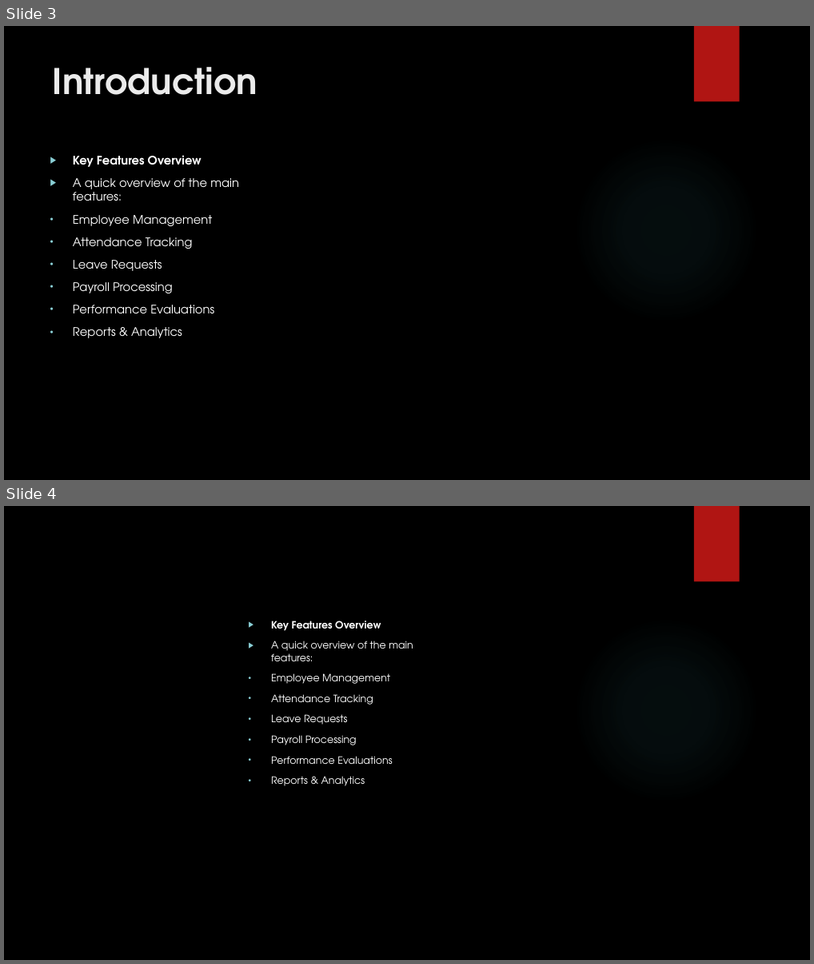
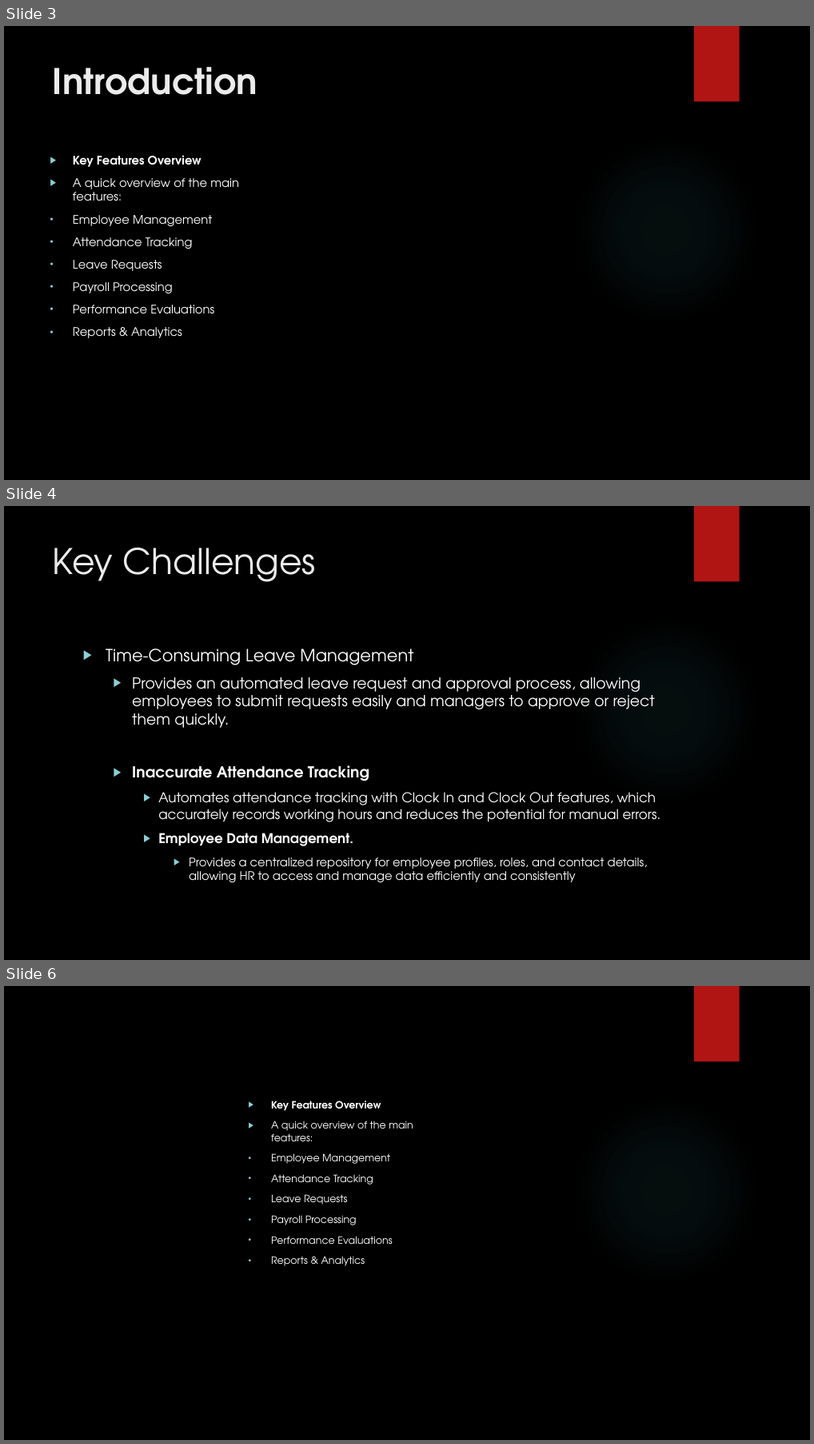
Before and after one commit to dorist12/Dorris-HR_SYSTEM, a slide deck: dorris hr system.pptm. Shown one above the other, each under a label of ours: slides 3 and 4 before the commit, slides 3, 4 and 6 after it; the slides between them are not shown. The pictures are 814x964 and 814x1444 pixels, drawn with LibreOffice and Linux fonts; fonts in the diff are those of the drawing; background and template pictures are left out. Boxes give left, top, right and bottom in pixels: in the first picture for what was removed or moved away, otherwise in the second. Text is boxed around its words. In the diff, an @@ line names an element or a change of style, - is before the commit and + after.

```diff
--- a/dorris hr system.pptm
+++ b/dorris hr system.pptm
@@ slide 4 added at [4,506,810,960], background picture (left out); not listed: 2 template elements that a slide beside it also shows @@
@@ title added at [53,548,316,582], 42 pt, text #EBEBEB @@
+Key Challenges
@@ text added at [106,648,662,882], 18 pt, text #FFFFFF @@
+▶ Time-Consuming Leave Management
+  ▶ Provides an automated leave request and approval process, allowing employees to submit requests easily and managers to approve or reject them quickly.
+  ▶ Inaccurate Attendance Tracking
+    ▶ Automates attendance tracking with Clock In and Clock Out features, which accurately records working hours and reduces the potential for manual errors.
+    ▶ Employee Data Management.
+      ▶ Provides a centralized repository for employee profiles, roles, and contact details, allowing HR to access and manage data efficiently and consistently
@@ what was slide 4 is now slide 6 @@
```
Also in this commit, not shown: 1 slide changed, 1 other slide added.
